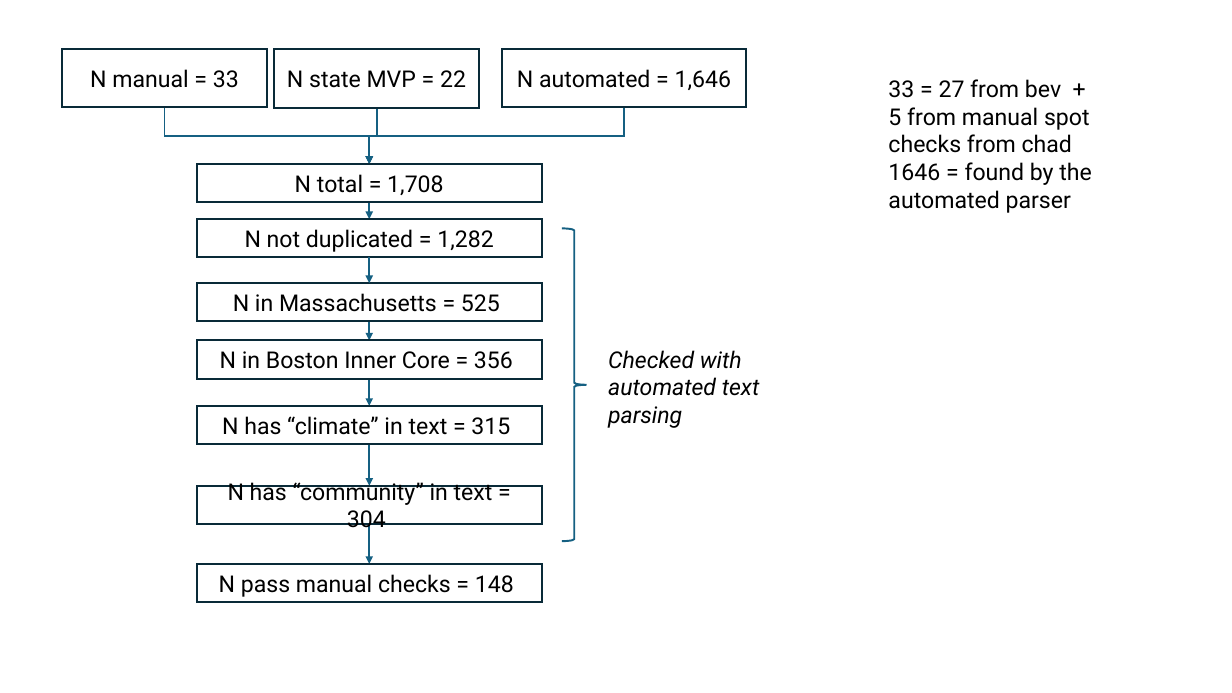
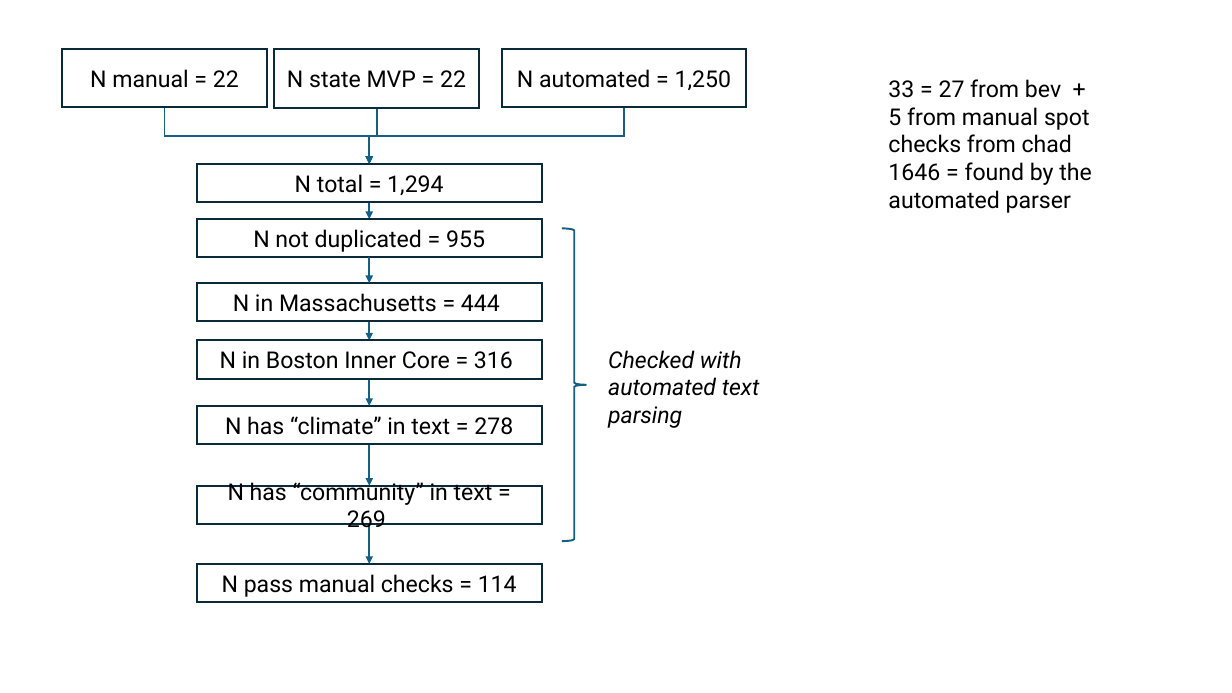
Before and after one commit to cmilando/acresNLP, a slide deck: slide 1 of flowchart.pptx. Drawn at 1232x693 pixels with LibreOffice and Linux fonts; fonts in the diff are those of the drawing. Boxes give left, top, right and bottom in pixels: in the first picture for what was removed or moved away, otherwise in the second. Text is boxed around its words. In the diff, an @@ line names an element or a change of style, - is before the commit and + after.

```diff
--- a/flowchart.pptx
+++ b/flowchart.pptx
@@ text in rectangle at [90, 69, 239, 88]: text changed @@
-N manual = 33
+N manual = 22
@@ text in rectangle at [517, 69, 731, 90]: text changed @@
-N automated = 1,646
+N automated = 1,250
@@ text in rectangle at [295, 174, 443, 195]: text changed @@
-N total = 1,708
+N total = 1,294
@@ text in rectangle at [253, 229, 485, 252]: text changed @@
-N not duplicated = 1,282
+N not duplicated = 955
@@ text in rectangle at [233, 293, 500, 312]: text changed @@
-N in Massachusetts = 525
+N in Massachusetts = 444
@@ text in rectangle at [220, 351, 513, 369]: text changed @@
-N in Boston Inner Core = 356
+N in Boston Inner Core = 316
@@ text in rectangle at [225, 416, 513, 435]: text changed @@
-N has “climate” in text = 315
+N has “climate” in text = 278
@@ text in rectangle at [228, 479, 493, 533]: text changed @@
-N has “community” in text = 304
+N has “community” in text = 269
@@ text in rectangle at [222, 574, 517, 597]: text changed @@
-N pass manual checks = 148
+N pass manual checks = 114
```
Also in this commit, not shown: 2 other files.
